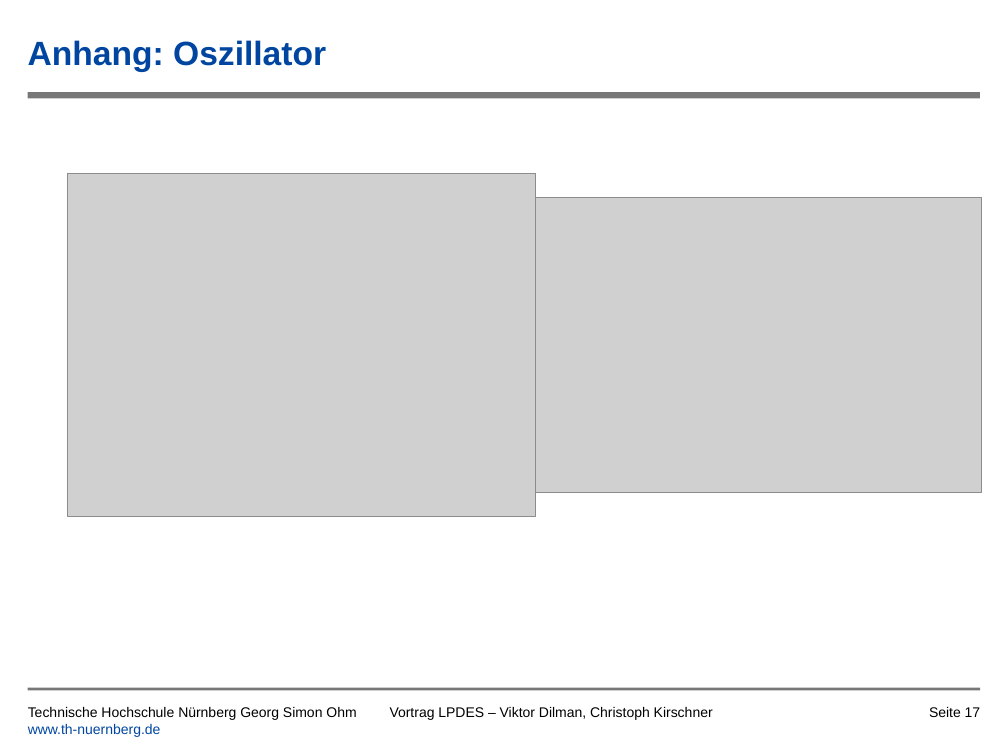
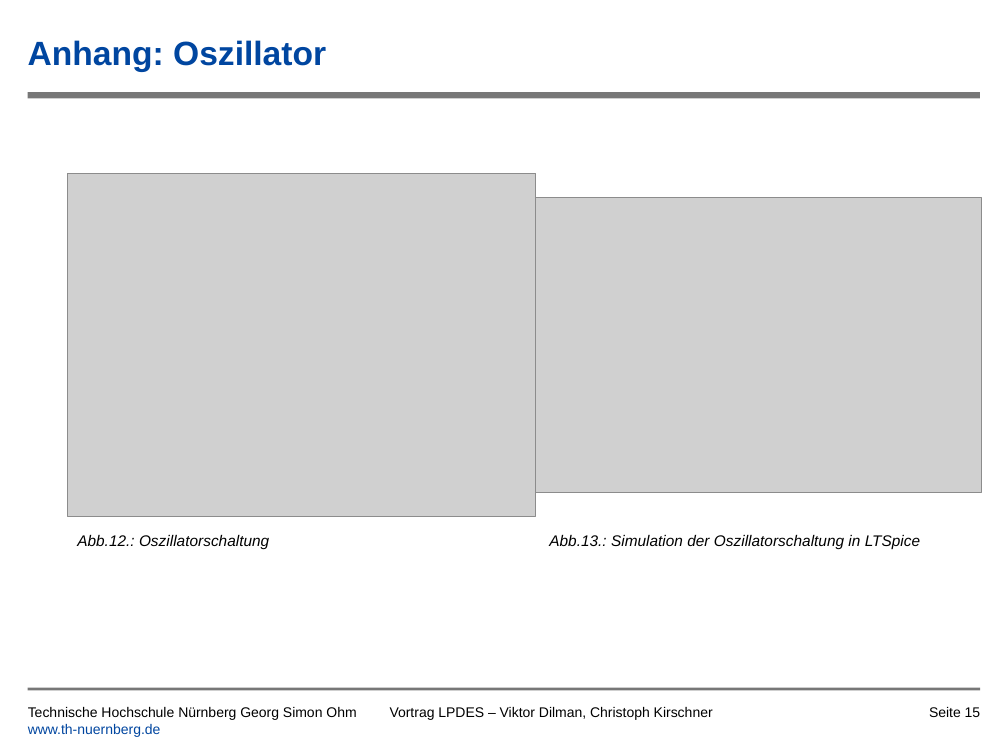
Before and after one commit to tsedlmeier/Synthesizer, a slide deck: slide 15 of Vortrag/Leiterplatte_als_Musikinstrument_Kirschner_Dilman.pptx (slide 17 before the commit). Drawn at 1008x756 pixels with LibreOffice and Linux fonts; fonts in the diff are those of the drawing; grey boxes stand for pictures; background and template pictures are left out. Boxes give left, top, right and bottom in pixels: in the first picture for what was removed or moved away, otherwise in the second. Text is boxed around its words. In the diff, an @@ line names an element or a change of style, - is before the commit and + after.

Commit message:
Anpassung Präsentation
Hinzufügen Abbildungsbeschreibung im Anhang

```diff
--- a/Vortrag/Leiterplatte_als_Musikinstrument_Kirschner_Dilman.pptx
+++ b/Vortrag/Leiterplatte_als_Musikinstrument_Kirschner_Dilman.pptx
@@ text added at (77, 535, 269, 549), 11 pt, text #000000, italic @@
+Abb.12.: Oszillatorschaltung
@@ text added at (549, 535, 920, 549), 11 pt, text #000000, italic @@
+Abb.13.: Simulation der Oszillatorschaltung in LTSpice
@@ page number at (929, 707, 981, 717): text changed @@
-Seite 17
+Seite 15
```
Also in this commit, not shown: 3 other slides changed, 1 slide removed.
